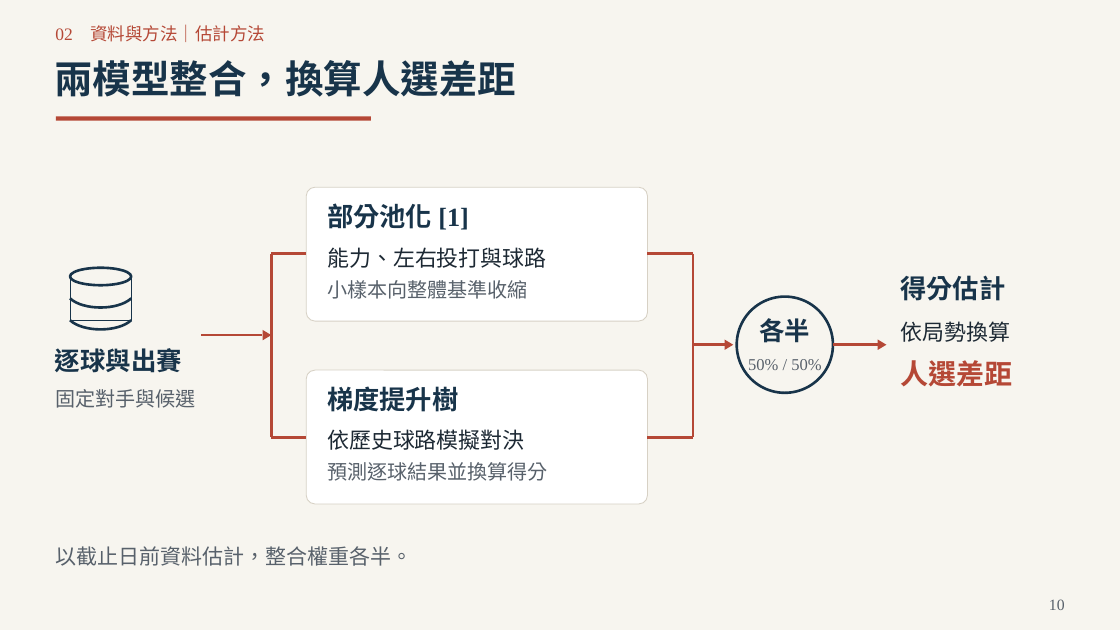
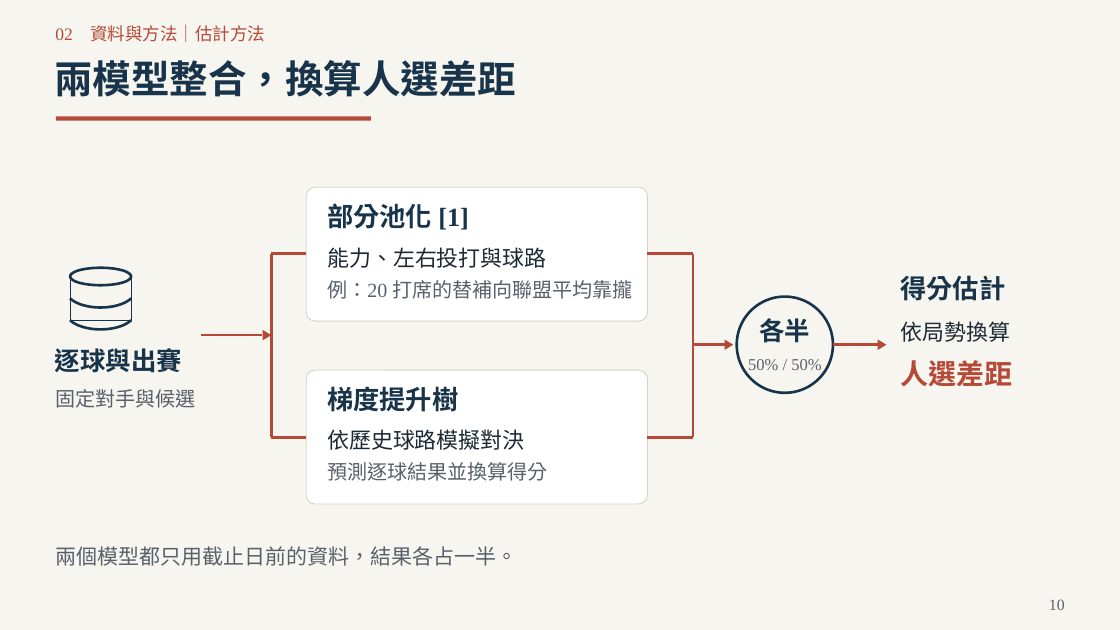
Before and after one commit to Da-Xiong-Chen/baseball_project, a slide deck: slide 10 of presentations/competition-2026/sync-20261115/一球兩面_臨場用人決策_2026球季版_38頁.pptx. Drawn at 1120x630 pixels with LibreOffice and Linux fonts; fonts in the diff are those of the drawing. Boxes give left, top, right and bottom in pixels: in the first picture for what was removed or moved away, otherwise in the second. Text is boxed around its words. In the diff, an @@ line names an element or a change of style, - is before the commit and + after.

```diff
--- a/presentations/competition-2026/sync-20261115/一球兩面_臨場用人決策_2026球季版_38頁.pptx
+++ b/presentations/competition-2026/sync-20261115/一球兩面_臨場用人決策_2026球季版_38頁.pptx
@@ text at <box>327,280,632,299</box>: text changed @@
-小樣本向整體基準收縮
+例：20 打席的替補向聯盟平均靠攏
@@ text at <box>55,546,517,566</box>: text changed @@
-以截止日前資料估計，整合權重各半。
+兩個模型都只用截止日前的資料，結果各占一半。
```
Also in this commit, not shown: 12 other slides changed, 2 other files.
